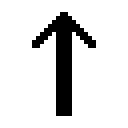
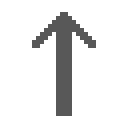
Layered file, before and after one edit (128x128). Changes by layer:
painted on "Слой" over 32, 12, 96, 116
